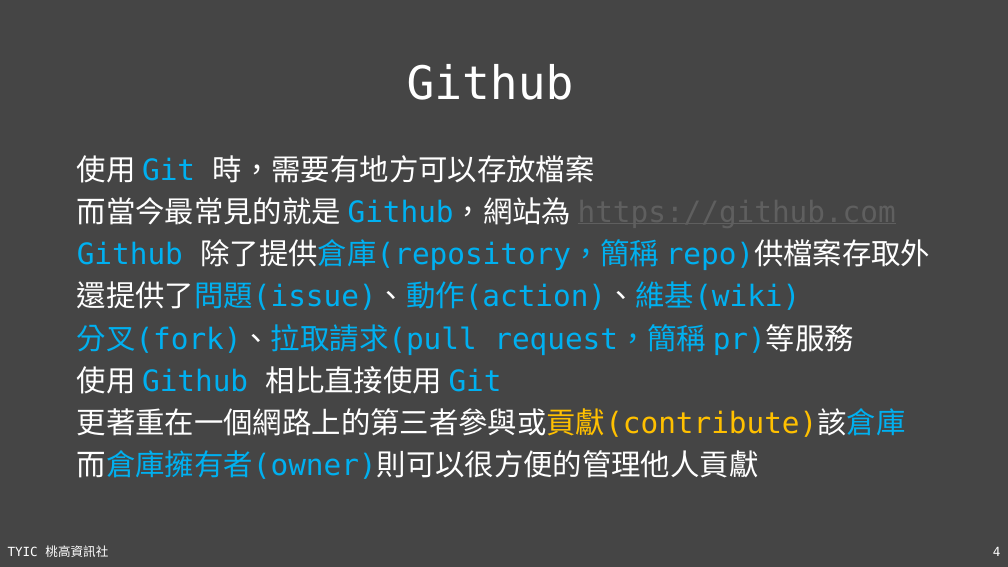
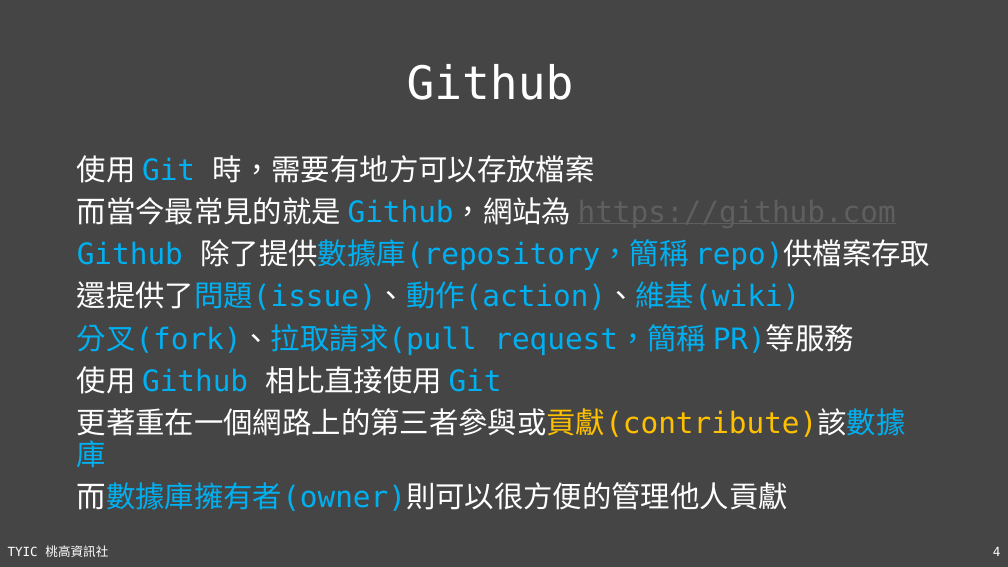
Before and after one commit to TYSHIC/slides, a slide deck: slide 4 of ppt/16_Git 與 Github.pptx. Drawn at 1008x567 pixels with LibreOffice and Linux fonts; fonts in the diff are those of the drawing. Boxes give left, top, right and bottom in pixels: in the first picture for what was removed or moved away, otherwise in the second. Text is boxed around its words. In the diff, an @@ line names an element or a change of style, - is before the commit and + after.

```diff
--- a/ppt/16_Git 與 Github.pptx
+++ b/ppt/16_Git 與 Github.pptx
@@ text at (77,239,930,270): text changed @@
-Github 除了提供倉庫(repository，簡稱 repo)供檔案存取外
+Github 除了提供數據庫(repository，簡稱 repo)供檔案存取
@@ text at (77,324,854,355): text changed @@
-分叉(fork)、拉取請求(pull request，簡稱 pr)等服務
+分叉(fork)、拉取請求(pull request，簡稱 PR)等服務
@@ text at (77,408,906,511): text changed @@
-更著重在一個網路上的第三者參與或貢獻(contribute)該倉庫
-而倉庫擁有者(owner)則可以很方便的管理他人貢獻
+更著重在一個網路上的第三者參與或貢獻(contribute)該數據庫
+而數據庫擁有者(owner)則可以很方便的管理他人貢獻
```
Also in this commit, not shown: 11 other slides changed, 20 slides added, 5 other files.
